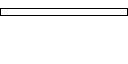
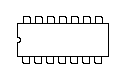
Layered file, before and after one edit (w=128, h=64). Changes by layer:
hid group "Progress Bar Empty" (1 layers) over [0, 8, 128, 16]
added group "74LSXX" with 1 layers above "Layer 3 copy" over [15, 8, 112, 64]
added layer "74LS00" (3rd of 3, in "74LSXX") (linear burn) in group "74LSXX" over [15, 8, 112, 64]
